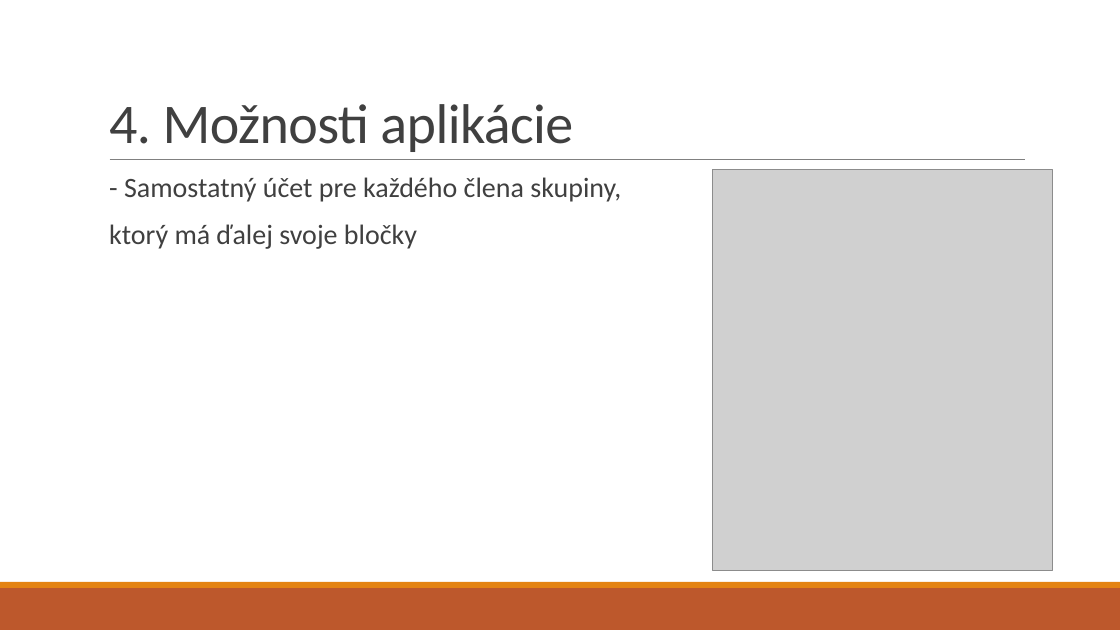
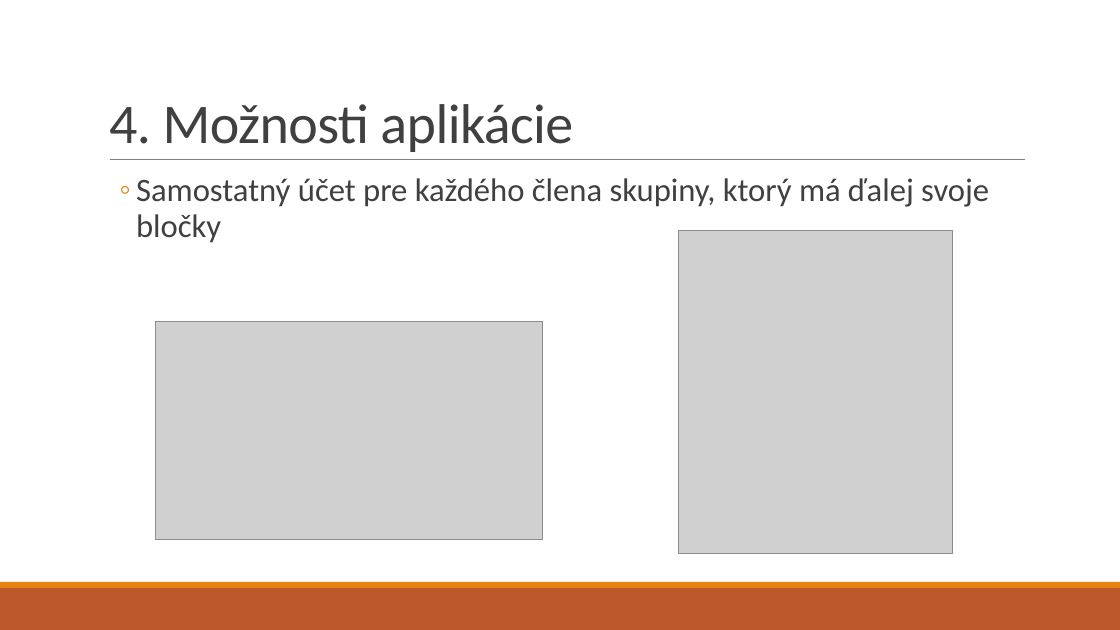
Before and after one commit to rtrembecky/drink_tracker, a slide deck: slide 7 of Presentation/Drink Tracker.pptx. Drawn at 1120x630 pixels with LibreOffice and Linux fonts; fonts in the diff are those of the drawing; grey boxes stand for pictures. Boxes give left, top, right and bottom in pixels: in the first picture for what was removed or moved away, otherwise in the second. Text is boxed around its words. In the diff, an @@ line names an element or a change of style, - is before the commit and + after.

```diff
--- a/Presentation/Drink Tracker.pptx
+++ b/Presentation/Drink Tracker.pptx
@@ text at box(136, 178, 989, 243): text changed; size 24 to 28 pt @@
-  - Samostatný účet pre každého člena skupiny,
-  ktorý má ďalej svoje bločky
+  ◦ Samostatný účet pre každého člena skupiny, ktorý má ďalej svoje bločky
@@ picture: place and size @@
-picture at box(712, 170, 1053, 571)
+picture at box(679, 230, 953, 553)
@@ picture added at box(155, 321, 543, 539) @@
```
Also in this commit, not shown: 7 other slides changed, 9 other files.
